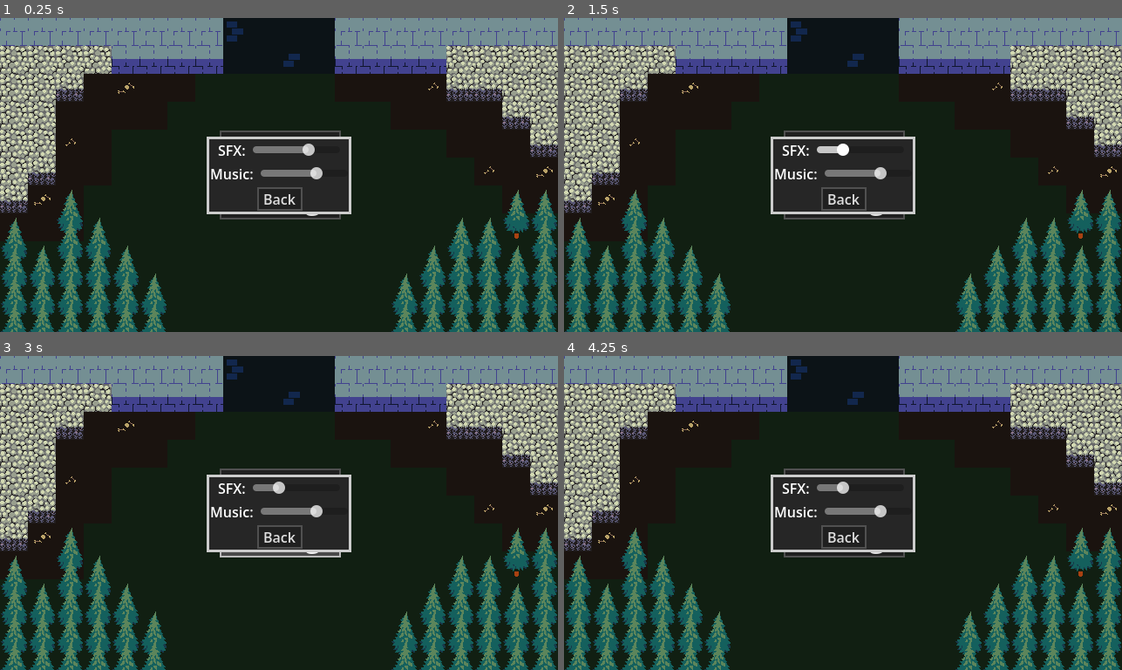
Above: before the commit, frames 1-4 (two rows, left to right).
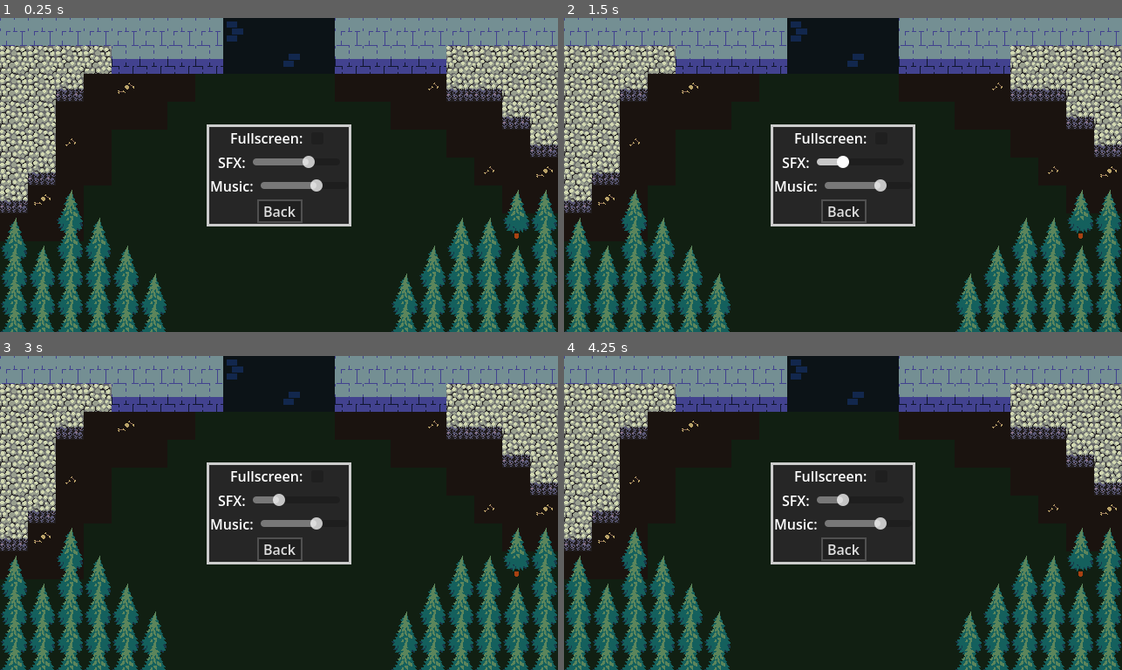
Above: after the commit, the same moments.

Repository: morie197/party_paranoia
Game: Godot game, scene res://main_menu.tscn
Two runs of this game, one before a commit and one after it. Both use one fixed random seed, a clock stepped at 60 frames per second and the inputs below.
Inputs (mouse positions are in pixels of both pictures, inside the frame that each line leads up to):
- Up to frame 1 (0.25 s): no input
- Up to frame 2 (1.5 s): click "Start" at 0.5 s; click "Start" at 1.25 s
- Up to frame 3 (3 s): click "Back" at 2 s; click "Settings" at 2.75 s
- Up to frame 4 (4.25 s): move the mouse to (965, 497) at 3.52 s; press the mouse at (965, 497) at 3.53 s; hold D (right) from 3.53 s (still down)

The runs differ from the first frame. In frame 1, 3.0% of the frame differs, in the area x 37-63%, y 33-67%; in frame 2, 2.8%; in frame 3, 3.0%; in frame 4, 2.8%.

Commit message:
[Add] Fullscreen setting + keybinds

Diff:
--- a/main_menu.tscn
+++ b/main_menu.tscn
@@ -345,6 +345,21 @@
 [node name="Settings" type="VBoxContainer" parent="SettingsMenu" unique_id=1600370542]
 layout_mode = 2
 
+[node name="HBoxContainer3" type="HBoxContainer" parent="SettingsMenu/Settings" unique_id=1487264370]
+layout_mode = 2
+alignment = 1
+
+[node name="RichTextLabel" type="RichTextLabel" parent="SettingsMenu/Settings/HBoxContainer3" unique_id=780574811]
+layout_mode = 2
+text = "Fullscreen:"
+fit_content = true
+autowrap_mode = 0
+autowrap_trim_flags = 128
+
+[node name="FullScreenCheckBox" type="CheckBox" parent="SettingsMenu/Settings/HBoxContainer3" unique_id=881116433]
+unique_name_in_owner = true
+layout_mode = 2
+
 [node name="HBoxContainer" type="HBoxContainer" parent="SettingsMenu/Settings" unique_id=216378890]
 layout_mode = 2
 alignment = 1
--- a/managers/game_manager.gd
+++ b/managers/game_manager.gd
@@ -12,6 +12,8 @@
 var current_battle: Battle
 
 var gold: float = 0
+
+var fullscreen: bool = false
 
 var inventory: Dictionary[ShopItem, int]
 
@@ -62,6 +64,19 @@
 
 	current_traitors = []
 	current_node_path = []
+
+func _process(delta):
+	if Input.is_action_just_pressed("fullscreen"):
+		toggle_fullscreen()
+
+
+func toggle_fullscreen():
+	fullscreen = !fullscreen
+	if fullscreen:
+		DisplayServer.window_set_mode(DisplayServer.WINDOW_MODE_FULLSCREEN)
+	else:
+		DisplayServer.window_set_mode(DisplayServer.WINDOW_MODE_WINDOWED)
+
 
 func popup_equipment_menu(scene_to_load: PackedScene):
 	equipment_menu = EQUIPMENT_SELECTION_MENU.instantiate()
--- a/project.godot
+++ b/project.godot
@@ -78,6 +78,12 @@
 "events": [Object(InputEventMouseButton,"resource_local_to_scene":false,"resource_name":"","device":-1,"window_id":0,"a …(258 unchanged characters)…
 ]
 }
+fullscreen={
+"deadzone": 0.2,
+"events": [Object(InputEventKey,"resource_local_to_scene":false,"resource_name":"","device":-1,"window_id":0,"alt_pressed":false,"shift_pressed":false,"ctrl_pressed":false,"meta_pressed":false,"pressed":false,"keycode":0,"physical_keycode":4194342,"key_label":0,"unicode":0,"location":0,"echo":false,"script":null)
+, Object(InputEventKey,"resource_local_to_scene":false,"resource_name":"","device":-1,"window_id":0,"alt_pressed":true,"shift_pressed":false,"ctrl_pressed":false,"meta_pressed":false,"pressed":false,"keycode":0,"physical_keycode":4194309,"key_label":0,"unicode":0,"location":0,"echo":false,"script":null)
+]
+}
 
 [physics]
 
--- a/settings_menu.gd
+++ b/settings_menu.gd
@@ -5,12 +5,19 @@
 func _ready():
 	%BackButton.pressed.connect(hide)
 
+	%FullScreenCheckBox.button_pressed = GameManager.fullscreen
+
+	%FullScreenCheckBox.pressed.connect(GameManager.toggle_fullscreen)
+
 	%MusicSlider.value = db_to_linear(AudioServer.get_bus_volume_db(AudioServer.get_bus_index("Music")))
 	%SFXSlider.value = db_to_linear(AudioServer.get_bus_volume_db(AudioServer.get_bus_index("SFX")))
 
 	%MusicSlider.value_changed.connect(_music_changed)
 	%SFXSlider.value_changed.connect(_sfx_changed)
 
+func _process(delta):
+	if Input.is_action_just_pressed("fullscreen"):
+		%FullScreenCheckBox.button_pressed = GameManager.fullscreen
 
 func _sfx_changed(val):
 	var index = AudioServer.get_bus_index("SFX")
